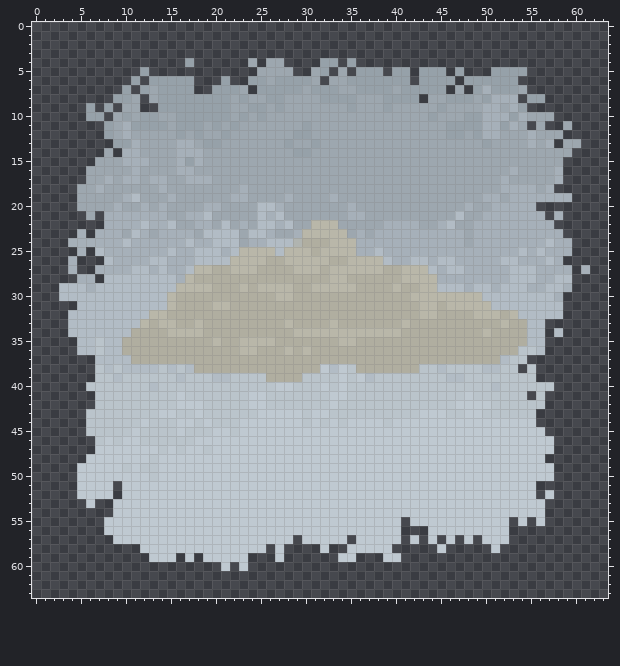
Pixel-art sprite: src/main/resources/pack.png. The picture above is the old version.
Colours within 5 levels of each other are drawn and written as one.
Now the later version:
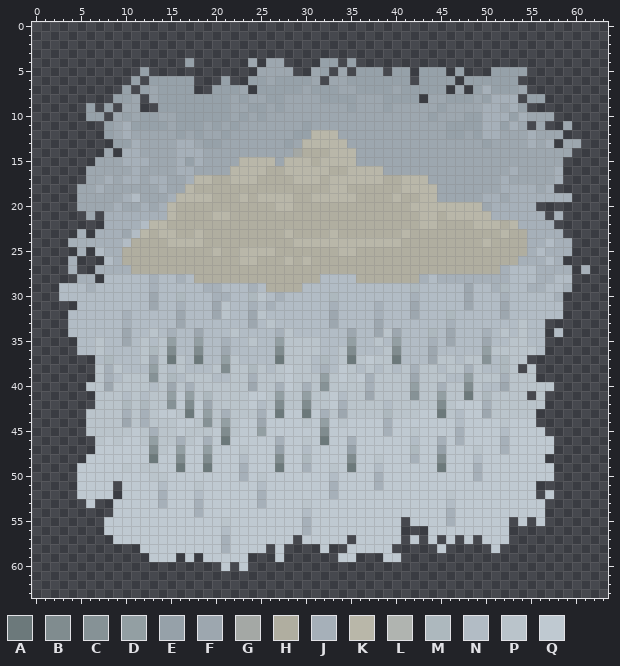
Palette (. is transparent): A #6c797b  B #808c8f  C #869296  D #939fa3  E #96a1a9  F #9da7af  G #a4a8a5  H #b0aea0  J #a6b0b9  K #b9b7a9  L #b0b4b0  M #adb8be  N #b2bcc5  P #bac4cb  Q #bfc9d1
Change:
file 256x256 -> 512x512 pixels (blocks of 4x4 -> 8x8; one block is one cell here)
Changed rows in their new state; - is an unchanged pixel.
first column x 8:
12 -----------------------KKK---------------------
13 ----------------------KKKKK--------------------
14 ---------------------GHHHKKK-------------------
15 ---------------KKKK-KKKHKKKK-------------------
16 --------------KKKKHHKKKKKHHKKKK----------------
17 ----------KKHHKKKHHHHKKKHKKKKKKHHKKK-----------
18 ---------KHHHHHHHHHHHHHHHKKHHHHHHKKKK----------
19 --------KKKKHHHKHKKKKHHKKKKKHHHHKHHKK----------
20 -------KHHHHHHHHHHHKKHHHHHHHHHHHHHKKKKKKKK-----
21 -------KHHHHKKHHHHHHHHHHHHHHHHHHHHHKKHKKKKK----
22 -----KKHHHHHHHHHHHHHHHHHHHHHHHHHHHHKKHHHHKKKHK-
23 ----KHKKHHKHHHHHHHHHKHHHH-HHHHHHHKHHHHHHHHHHKHH
24 ---HHHHKKKKHHHHHHHHHHKKKK---KKKKKHHHHHHHHHKHHHH
25 --HHHHHHHHHHKHH----HHHH-HH--HHHHHHHHHHHHHHHHHHH
26 --HHHHHHHHHHHHH--H---H-HH--HHHHHHHHHHHHHHHHHHH-
27 ---HHHHHHHHH--HHH----HHH-HHHHHH--HHHHHHHHHHH---
28 -----J---N--------------NNNN-----HHJN----------
29 -----J--NNNJJNNNJNHHH-NNNNNNNNNNNNMNN---F---M--
30 -----F-NMNNNJJNNMPNJNNNNNMNNNNNNNNJNNNNNFN--J--
31 -----F-NJNNNFPNNJNJNNNNNNJNNNNJNNNFNNNNNFNN-F--
32 --J--NNNFNNNFPNNFPNNNNNNNFNNNNJNNNFNNNMNNNNNFN-
33 --J-NNNNFNNNNNNNFNPNNNNNNFNNNNFNNNNNNNJNNNNNNNP
34 --FNNPNJNNFNNNPNNNNJPNNNNNNFNNFPFNNNMNFNNNJNPNP
35 --FNPNPDNNDNNJNNPNNDPPPPNNNDNNPNDNNNJNFNNNFNNPP
36 --NNPMPBNNBNNFNNNNNBPPPPNNPBNNNPBNNNFNNNNNDPPP-
37 M--NPFPAPNANNDPNNNNAPPPNMNPAPQPPANNNFPPNPPCNM--
38 J----D----NNPBPPMPNPQPPNJ---NPNPNPJ-----J---M--
39 J----C-M--------J-PPQP--D----J----F-----D---J--
40 F------F-J------F--J--J-C-P--J----D--J--B-N-F--
41 --N-N--D-D-M-------D--D---N--F----C--D--A-M----
42 --M-M--C-B-F-----N-B--B---J----N-----B----J----
43 --J-J----A-D-J---J-A--A-J-F----M-----A-N--F----
44 --F-J------C-D---F------D------J-------N----P--
45 -----J-------B---D------B------J--P----J----N--
46 -----D--J--J-A-----J--P-A--J------N--J-J----J--
47 -----B--D--D---P---E--N----E------M--E---P--J--
48 -----A--B--B---N---B--M----B--P---J--B---N-----
49 --------A--A---J---A--J--P-A--N------A---J-----
50 ------P--------J-P-------N----J----------J-----
51 ------N---P------N-------J----J----------------
52 ------J---N------J-------J------------P--------
53 ------J---J------J----P---------------N--------
54 ----------J-----------N---------------J--------
55 -------------P--------J---------------J--------
56 -------------N--------J------------------------
57 -------------J---------------------------------
58 -------------J---------------------------------
Pixel boxes of the changes (left, top, right, bottom) in both pictures:
changed: (104, 130, 527, 553)
